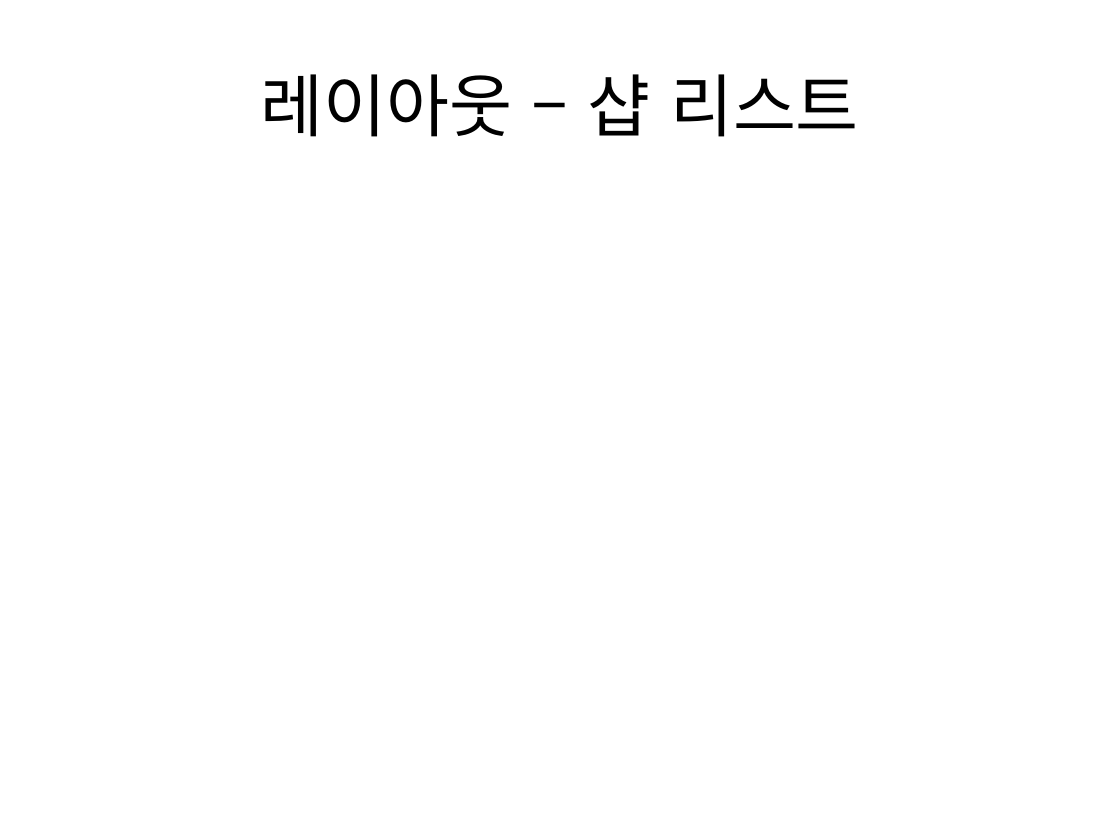
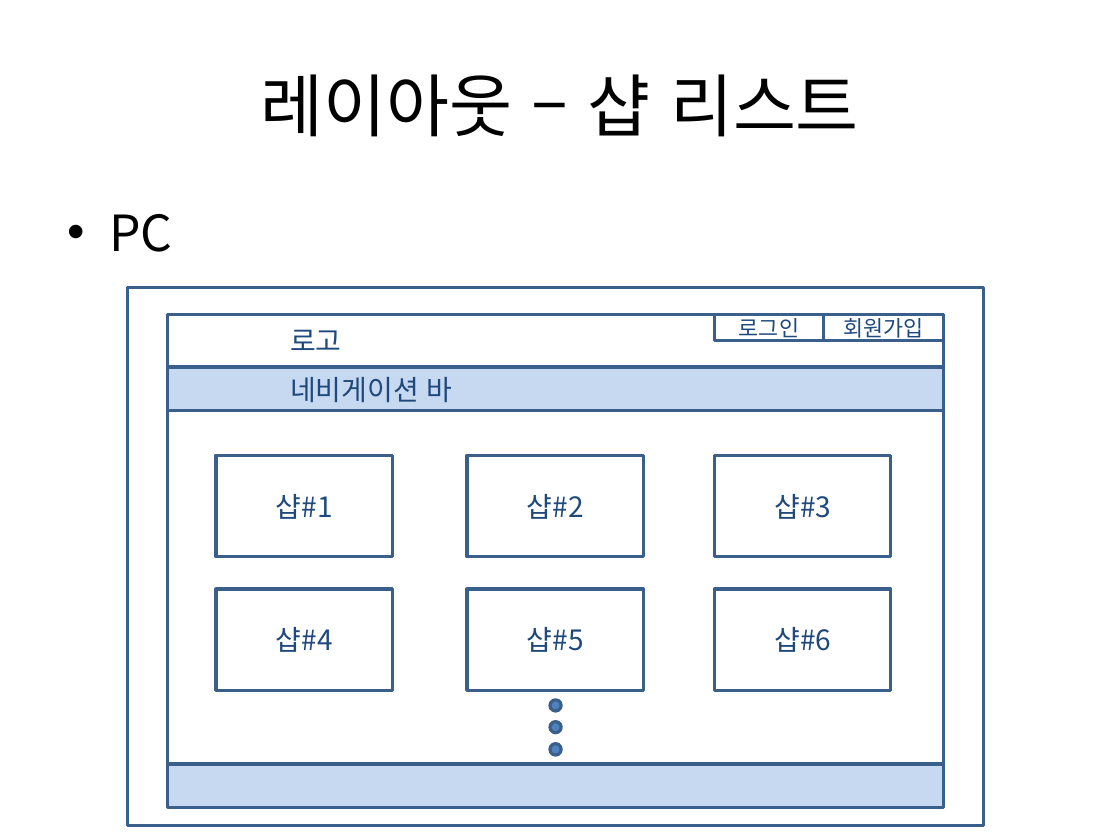
Before and after one commit to kurodari/ttm, a slide deck: slide 12 of docs/ttm 기획서 pt.pptx. Drawn at 1120x840 pixels with LibreOffice and Linux fonts; fonts in the diff are those of the drawing. Boxes give left, top, right and bottom in pixels: in the first picture for what was removed or moved away, otherwise in the second. Text is boxed around its words. In the diff, an @@ line names an element or a change of style, - is before the commit and + after.

Commit message:
샵 리스트 화면 추가

```diff
--- a/docs/ttm 기획서 pt.pptx
+++ b/docs/ttm 기획서 pt.pptx
@@ text added at <box>109,214,172,252</box>, 32 pt, text #000000 @@
+• PC
@@ rectangle added at <box>128,288,983,825</box>, outline #3A5F8C 2 pt @@
@@ rectangle added at <box>167,315,943,367</box>, outline #3A5F8C 2 pt, 18 pt, text #1F497D @@
+로고
@@ rectangle added at <box>715,315,823,342</box>, outline #3A5F8C 2 pt, 14 pt, text #1F497D @@
+로그인
@@ rectangle added at <box>823,315,943,342</box>, outline #3A5F8C 2 pt, 14 pt, text #1F497D @@
+회원가입
@@ rectangle added at <box>167,367,943,411</box>, fill #C6D9F1, outline #3A5F8C 2 pt, 18 pt, text #1F497D @@
+네비게이션 바
@@ rectangle added at <box>167,411,943,765</box>, outline #3A5F8C 2 pt @@
@@ rectangle added at <box>216,455,392,557</box>, outline #3A5F8C 2 pt, 18 pt, text #1F497D @@
+샵#1
@@ rectangle added at <box>467,455,643,557</box>, outline #3A5F8C 2 pt, 18 pt, text #1F497D @@
+샵#2
@@ rectangle added at <box>715,455,890,557</box>, outline #3A5F8C 2 pt, 18 pt, text #1F497D @@
+샵#3
@@ rectangle added at <box>216,589,392,691</box>, outline #3A5F8C 2 pt, 18 pt, text #1F497D @@
+샵#4
@@ rectangle added at <box>467,589,643,691</box>, outline #3A5F8C 2 pt, 18 pt, text #1F497D @@
+샵#5
@@ rectangle added at <box>715,589,890,691</box>, outline #3A5F8C 2 pt, 18 pt, text #1F497D @@
+샵#6
@@ ellipse added at <box>550,700,561,711</box>, fill #4F81BD, outline #3A5F8C 2 pt @@
@@ ellipse added at <box>550,721,561,732</box>, fill #4F81BD, outline #3A5F8C 2 pt @@
@@ ellipse added at <box>550,744,561,755</box>, fill #4F81BD, outline #3A5F8C 2 pt @@
@@ rectangle added at <box>167,764,943,808</box>, fill #C6D9F1, outline #3A5F8C 2 pt @@
```
Also in this commit, not shown: 1 slide added.
